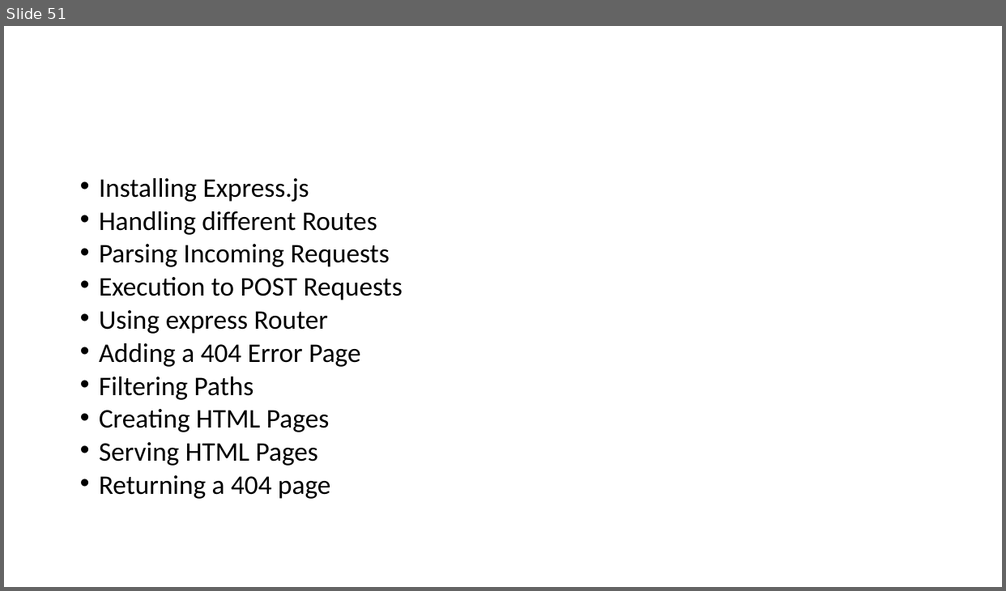
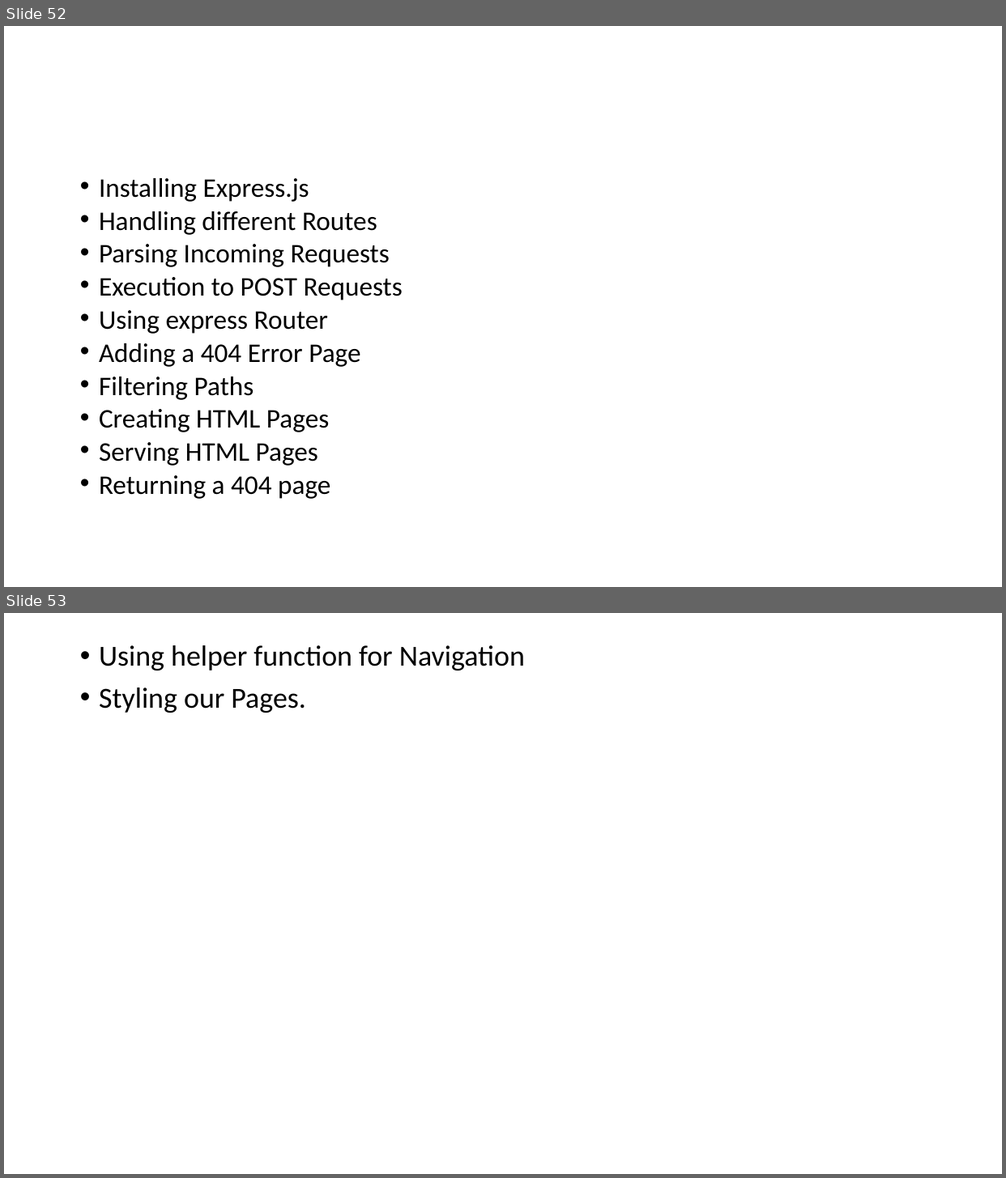
Before and after one commit to PiyushChaturvedii/Batch04, a slide deck: What is Node.pptx. Shown one above the other, each under a label of ours: slide 51 before the commit, slides 52 and 53 after it. The pictures are 1006x591 and 1006x1178 pixels, drawn with LibreOffice and Linux fonts; fonts in the diff are those of the drawing. Boxes give left, top, right and bottom in pixels: in the first picture for what was removed or moved away, otherwise in the second. Text is boxed around its words. In the diff, an @@ line names an element or a change of style, - is before the commit and + after.

```diff
--- a/What is Node.pptx
+++ b/What is Node.pptx
@@ slide 53 added at (4, 613, 1002, 1174), background #FFFFFF @@
@@ text added at (99, 645, 525, 713), 28 pt, text #000000 @@
+• Using helper function for Navigation
+• Styling our Pages.
@@ what was slide 51 is now slide 52 @@
```
Also in this commit, not shown: 2 other slides added, 13 other files.
